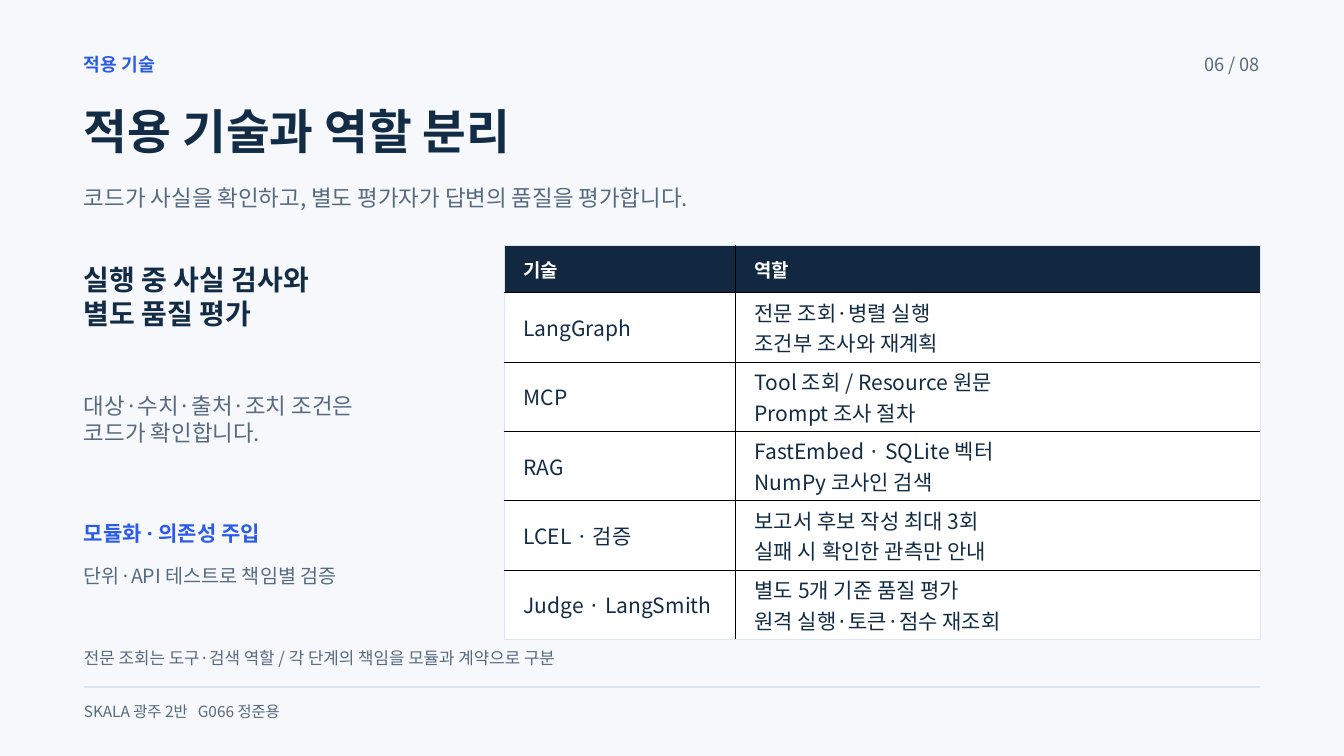
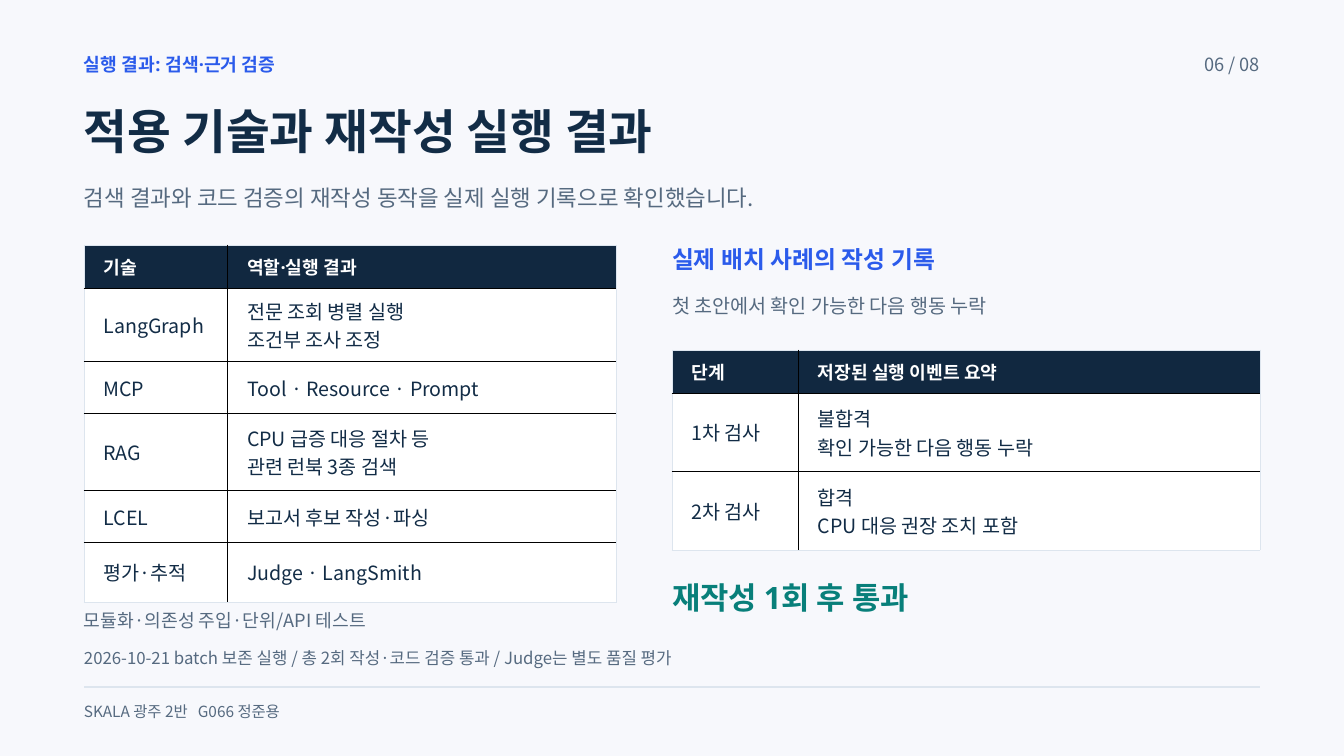
Before and after one commit to beshurl/skala-ai-mini-project, a slide deck: slide 6 of doc/presentation/운영진단_에이전트_5분발표.pptx. Drawn at 1344x756 pixels with LibreOffice and Linux fonts; fonts in the diff are those of the drawing. Boxes give left, top, right and bottom in pixels: in the first picture for what was removed or moved away, otherwise in the second. Text is boxed around its words. In the diff, an @@ line names an element or a change of style, - is before the commit and + after.

```diff
--- a/doc/presentation/운영진단_에이전트_5분발표.pptx
+++ b/doc/presentation/운영진단_에이전트_5분발표.pptx
@@ text at (x1=84, y1=55, x2=276, y2=73): text changed @@
-적용 기술
+실행 결과: 검색·근거 검증
@@ text at (x1=84, y1=109, x2=653, y2=154): text changed @@
-적용 기술과 역할 분리
+적용 기술과 재작성 실행 결과
@@ text at (x1=84, y1=187, x2=754, y2=208): text changed @@
-코드가 사실을 확인하고, 별도 평가자가 답변의 품질을 평가합니다.
+검색 결과와 코드 검증의 재작성 동작을 실제 실행 기록으로 확인했습니다.
@@ text removed at (x1=84, y1=266, x2=309, y2=327) @@
-실행 중 사실 검사와
-별도 품질 평가
@@ table added at (x1=84, y1=245, x2=616, y2=593), 6 rows, 2 columns @@
+기술 | 역할·실행 결과
+LangGraph | 전문 조회 병렬 실행 / 조건부 조사 조정
+MCP | Tool · Resource · Prompt
+RAG | CPU 급증 대응 절차 등 / 관련 런북 3종 검색
+LCEL | 보고서 후보 작성·파싱
+평가·추적 | Judge · LangSmith
@@ text added at (x1=672, y1=248, x2=935, y2=270), 25.5 pt, text #2B5BEB, bold @@
+실제 배치 사례의 작성 기록
@@ text added at (x1=672, y1=296, x2=987, y2=315), 21 pt, text #566A80 @@
+첫 초안에서 확인 가능한 다음 행동 누락
@@ table at (x1=672, y1=350, x2=1261, y2=546) @@
-row 1: 기술 | 역할
-row 2: LangGraph | 전문 조회·병렬 실행 / 조건부 조사와 재계획
-row 3: MCP | Tool 조회 / Resource 원문 / Prompt 조사 절차
-row 4: RAG | FastEmbed · SQLite 벡터 / NumPy 코사인 검색
-row 5: LCEL · 검증 | 보고서 후보 작성 최대 3회 / 실패 시 확인한 관측만 안내
-row 6: Judge · LangSmith | 별도 5개 기준 품질 평가 / 원격 실행·토큰·점수 재조회
+row 1: 단계 | 저장된 실행 이벤트 요약
+row 2: 1차 검사 | 불합격 / 확인 가능한 다음 행동 누락
+row 3: 2차 검사 | 합격 / CPU 대응 권장 조치 포함
@@ table resized from (x1=504, y1=245, x2=1260, y2=635) to (x1=672, y1=350, x2=1261, y2=546) @@
@@ text removed at (x1=84, y1=395, x2=354, y2=443) @@
-대상·수치·출처·조치 조건은
-코드가 확인합니다.
@@ text removed at (x1=84, y1=567, x2=336, y2=585) @@
-단위·API 테스트로 책임별 검증
@@ text added at (x1=672, y1=583, x2=909, y2=612), 33 pt, text #087F7A, bold @@
+재작성 1회 후 통과
@@ text at (x1=84, y1=612, x2=366, y2=630): text changed; size 22.5 to 19.5 pt; font Noto Sans to Noto Sans CJK KR; text colour #2B5BEB to #566A80; bold off @@
-모듈화 · 의존성 주입
+모듈화·의존성 주입·단위/API 테스트
@@ text at (x1=84, y1=650, x2=672, y2=668): text changed @@
-전문 조회는 도구·검색 역할 / 각 단계의 책임을 모듈과 계약으로 구분
+2026-10-21 batch 보존 실행 / 총 2회 작성·코드 검증 통과 / Judge는 별도 품질 평가
```
Also in this commit, not shown: 3 other slides changed, 6 other files.
